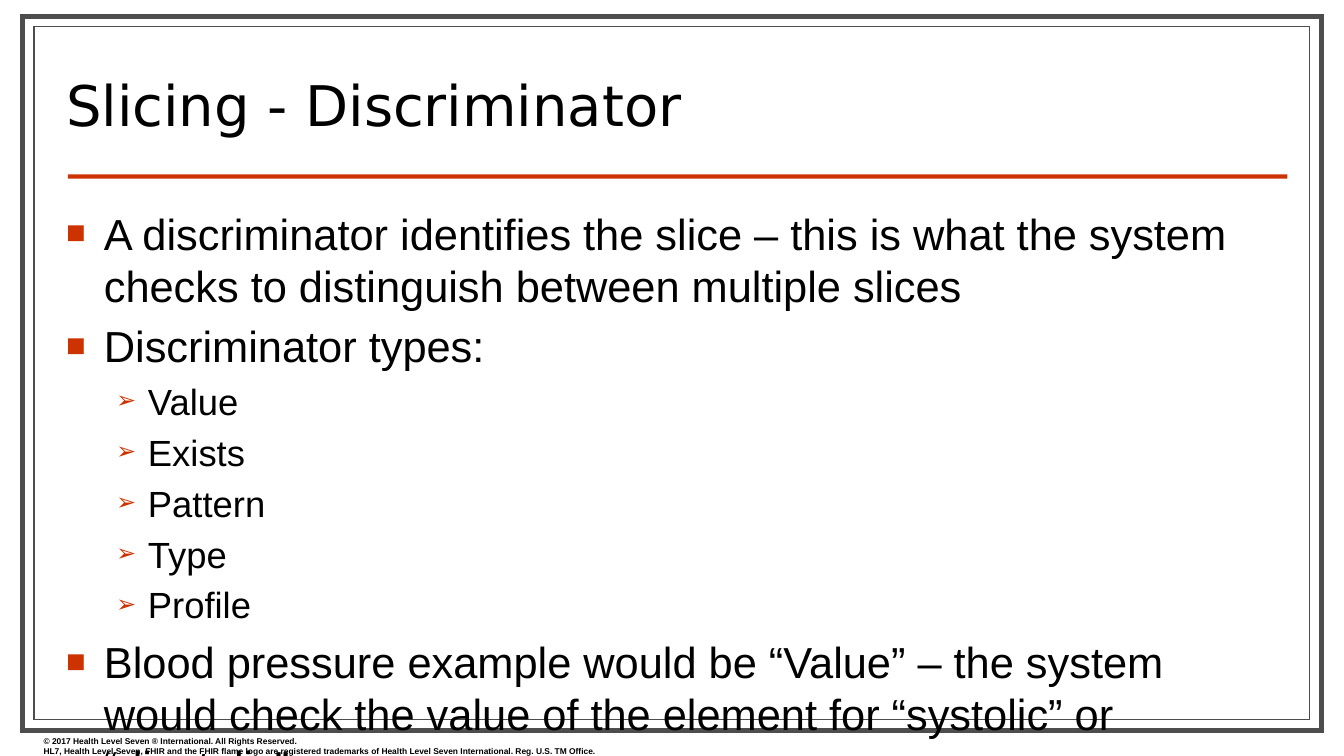
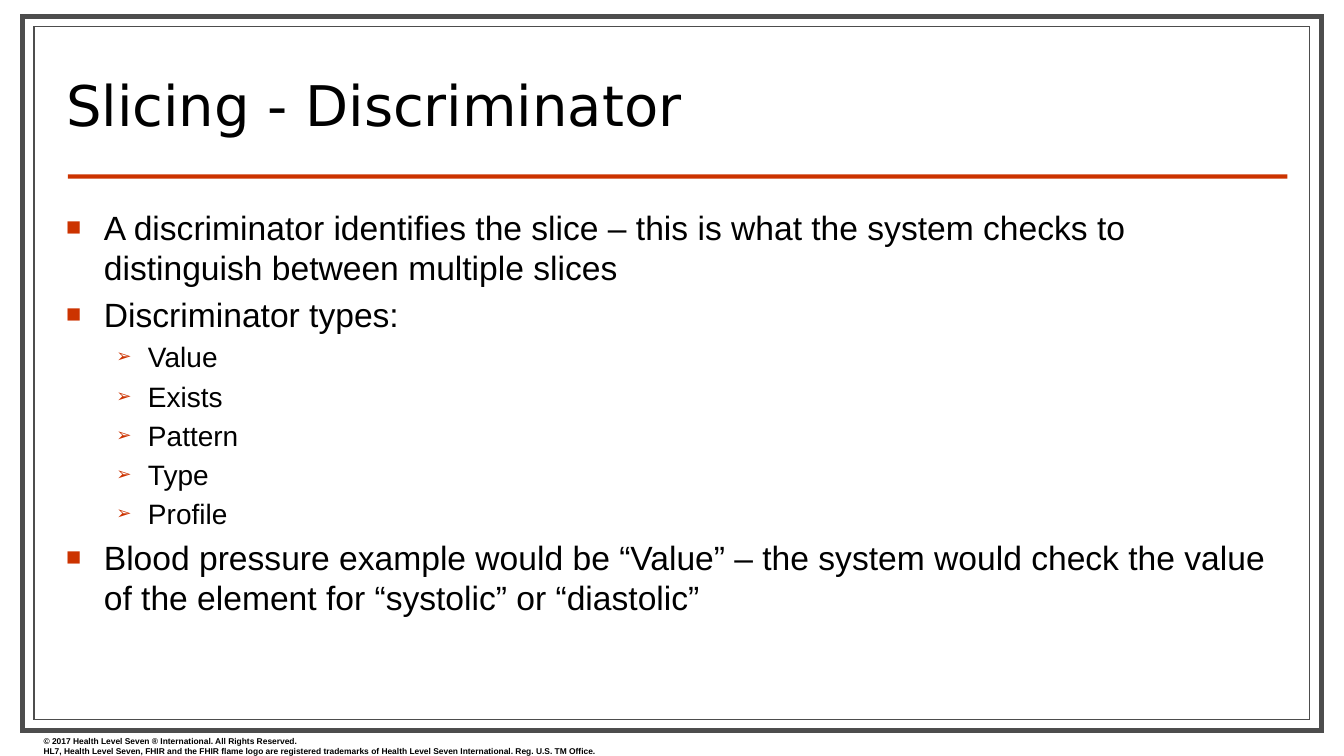
Before and after one commit to FHIR/documents, a slide deck: slide 17 of presentations/2019-09 IG Training/FHIR Profiling - Sarah.pptx (slide 15 before the commit). Drawn at 1344x756 pixels with LibreOffice and Linux fonts; fonts in the diff are those of the drawing; background and template pictures are left out. Boxes give left, top, right and bottom in pixels: in the first picture for what was removed or moved away, otherwise in the second. Text is boxed around its words. In the diff, an @@ line names an element or a change of style, - is before the commit and + after.

```diff
--- a/presentations/2019-09 IG Training/FHIR Profiling - Sarah.pptx
+++ b/presentations/2019-09 IG Training/FHIR Profiling - Sarah.pptx
@@ text "A discriminator identifies the slice ..." at (104, 215, 1264, 617): size 31 to 24 pt in "A discriminator identifies the slice – this ...", "Discriminator types:", "Blood pressure example would be “Value” – ..."; size 26 to 20 pt in "Value", "Exists", "Pattern", "Type" and 1 more places; less space between paragraphs @@
```
Also in this commit, not shown: 10 other slides changed, 4 slides added, 3 slides removed.
